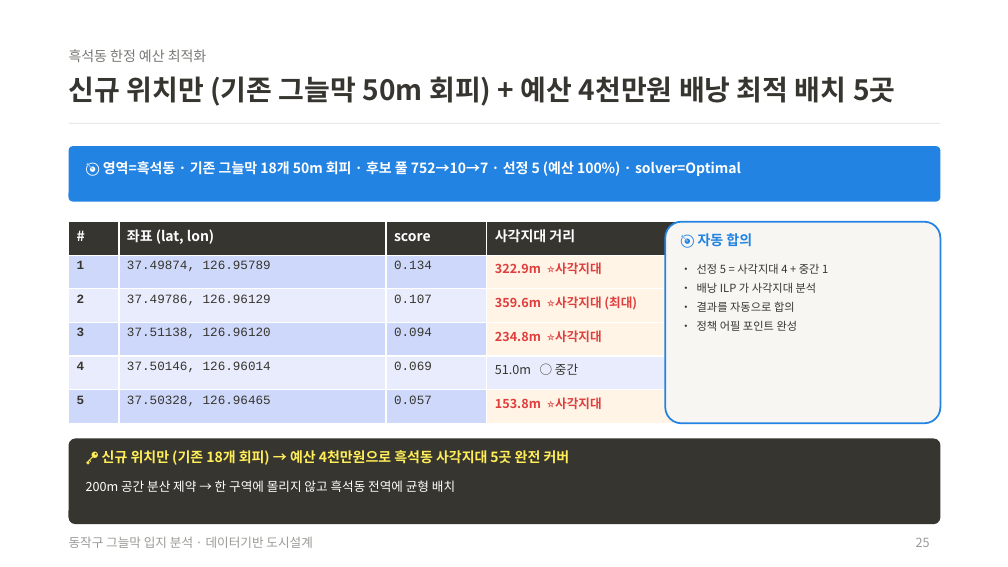
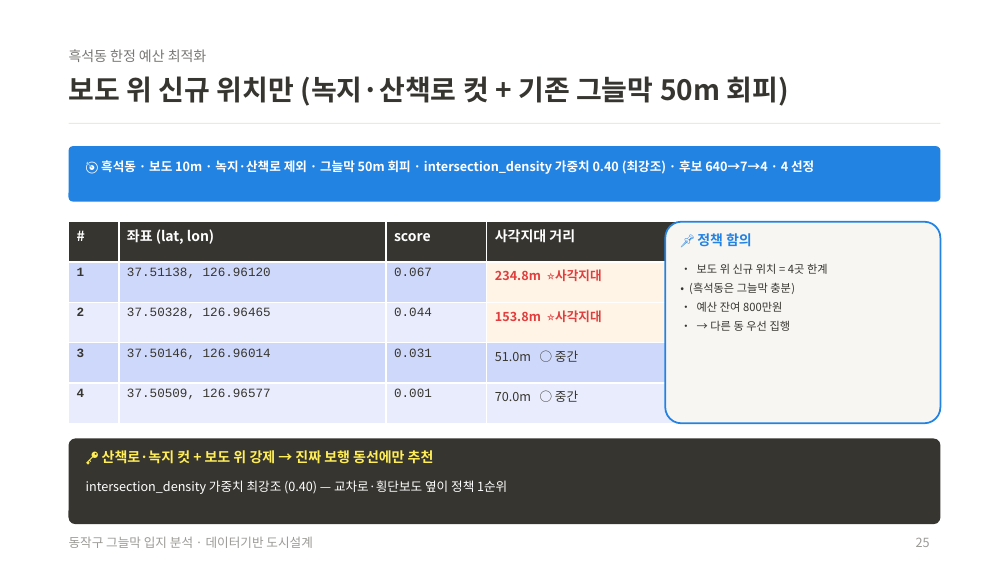
Before and after one commit to thgtot92/project_1, a slide deck: slide 25 of presentation/데이터기반_도시설계_기말_통합발표.pptx. Drawn at 1008x567 pixels with LibreOffice and Linux fonts; fonts in the diff are those of the drawing. Boxes give left, top, right and bottom in pixels: in the first picture for what was removed or moved away, otherwise in the second. Text is boxed around its words. In the diff, an @@ line names an element or a change of style, - is before the commit and + after.

```diff
--- a/presentation/데이터기반_도시설계_기말_통합발표.pptx
+++ b/presentation/데이터기반_도시설계_기말_통합발표.pptx
@@ text at (x1=69, y1=76, x2=789, y2=106): text changed @@
-신규 위치만 (기존 그늘막 50m 회피) + 예산 4천만원 배낭 최적 배치 5곳
+보도 위 신규 위치만 (녹지·산책로 컷 + 기존 그늘막 50m 회피)
@@ text at (x1=101, y1=160, x2=814, y2=174): text changed; size 10 to 9 pt @@
-🎯 영역=흑석동 · 기존 그늘막 18개 50m 회피 · 후보 풀 752→10→7 · 선정 5 (예산 100%) · solver=Optimal
+🎯 흑석동 · 보도 10m · 녹지·산책로 제외 · 그늘막 50m 회피 · intersection_density 가중치 0.40 (최강조) · 후보 640→7→4 · 4 선정
@@ table at (x1=69, y1=222, x2=729, y2=423) @@
-row 2: 1 | 37.49874, 126.95789 | 0.134 | 322.9m ⭐사각지대
-row 3: 2 | 37.49786, 126.96129 | 0.107 | 359.6m ⭐사각지대 (최대)
-row 4: 3 | 37.51138, 126.96120 | 0.094 | 234.8m ⭐사각지대
-row 5: 4 | 37.50146, 126.96014 | 0.069 | 51.0m ○ 중간
-row 6: 5 | 37.50328, 126.96465 | 0.057 | 153.8m ⭐사각지대
+row 2: 1 | 37.51138, 126.96120 | 0.067 | 234.8m ⭐사각지대
+row 3: 2 | 37.50328, 126.96465 | 0.044 | 153.8m ⭐사각지대
+row 4: 3 | 37.50146, 126.96014 | 0.031 | 51.0m ○ 중간
+row 5: 4 | 37.50509, 126.96577 | 0.001 | 70.0m ○ 중간
@@ text at (x1=697, y1=233, x2=752, y2=247): text changed @@
-🎯 자동 합의
+📌 정책 함의
@@ text at (x1=689, y1=263, x2=828, y2=331): text changed @@
-• 선정 5 = 사각지대 4 + 중간 1
-• 배낭 ILP 가 사각지대 분석
-• 결과를 자동으로 합의
-• 정책 어필 포인트 완성
+• 보도 위 신규 위치 = 4곳 한계
+• (흑석동은 그늘막 충분)
+• 예산 잔여 800만원
+• → 다른 동 우선 집행
@@ text at (x1=102, y1=450, x2=434, y2=464): text changed @@
-🔑 신규 위치만 (기존 18개 회피) → 예산 4천만원으로 흑석동 사각지대 5곳 완전 커버
+🔑 산책로·녹지 컷 + 보도 위 강제 → 진짜 보행 동선에만 추천
@@ text at (x1=86, y1=480, x2=507, y2=494): text changed @@
-200m 공간 분산 제약 → 한 구역에 몰리지 않고 흑석동 전역에 균형 배치
+intersection_density 가중치 최강조 (0.40) — 교차로·횡단보도 옆이 정책 1순위
```
Also in this commit, not shown: 14 other files.
